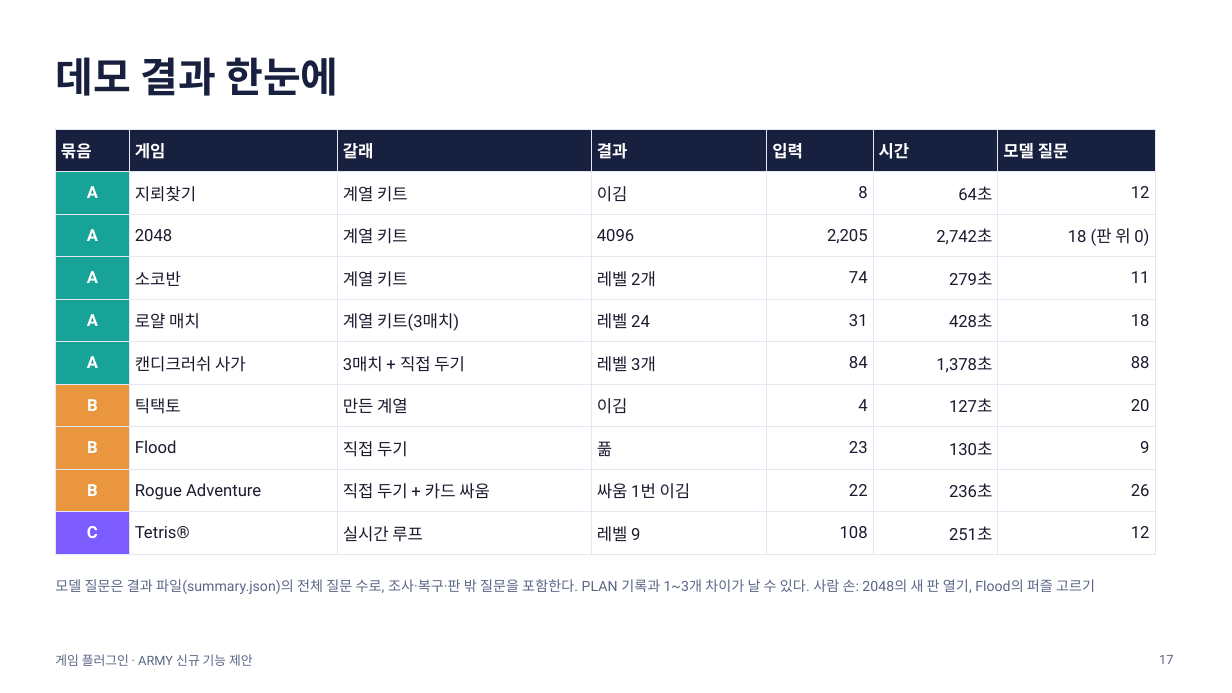
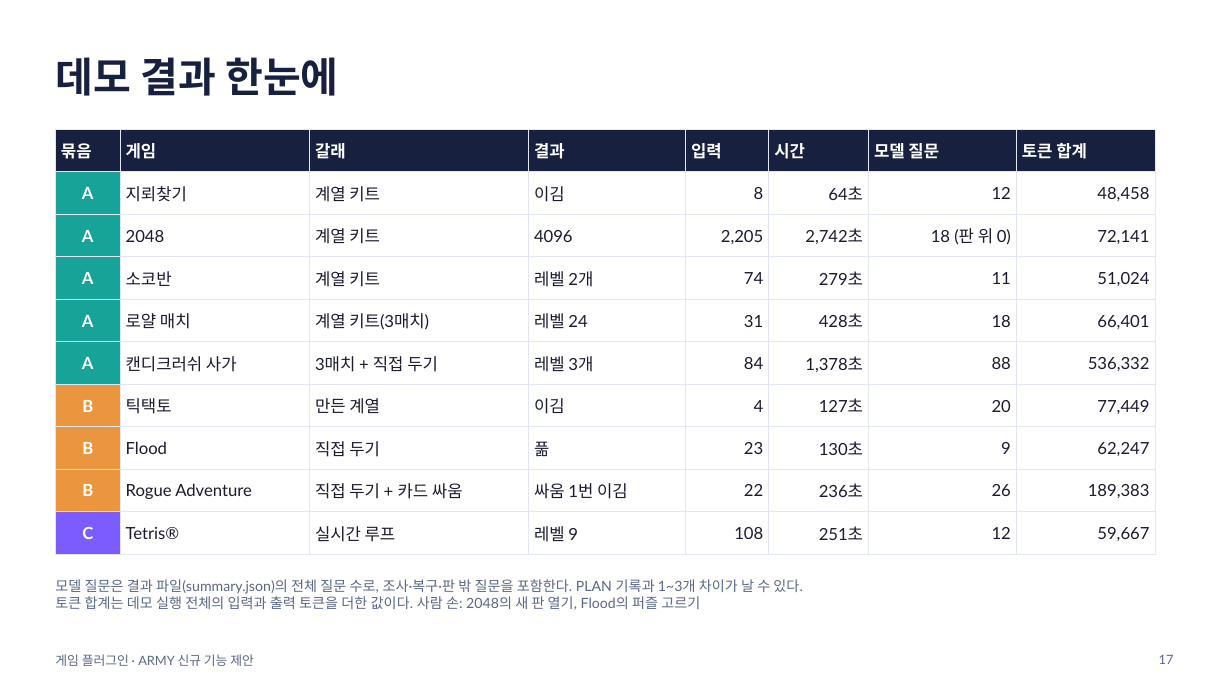
Before and after one commit to jimni-kim/game-lab, a slide deck: slide 17 of final/game-plugin-intro.pptx. Drawn at 1232x693 pixels with LibreOffice and Linux fonts; fonts in the diff are those of the drawing. Boxes give left, top, right and bottom in pixels: in the first picture for what was removed or moved away, otherwise in the second. Text is boxed around its words. In the diff, an @@ line names an element or a change of style, - is before the commit and + after.

Commit message:
Update game plugin presentation and embed SamsungOne Korean fonts

```diff
--- a/final/game-plugin-intro.pptx
+++ b/final/game-plugin-intro.pptx
@@ table at (55, 129, 1155, 546) @@
+column 8: 토큰 합계 | 48,458 | 72,141 | 51,024 | 66,401 | 536,332 | 77,449 | 62,247 | 189,383 | 59,667
@@ text at (55, 579, 803, 610): text changed; font Roboto to Lato @@
-모델 질문은 결과 파일(summary.json)의 전체 질문 수로, 조사·복구·판 밖 질문을 포함한다. PLAN 기록과 1~3개 차이가 날 수 있다. 사람 손: 2048의 새 판 열기, Flood의 퍼즐 고르기
+모델 질문은 결과 파일(summary.json)의 전체 질문 수로, 조사·복구·판 밖 질문을 포함한다. PLAN 기록과 1~3개 차이가 날 수 있다.
+토큰 합계는 데모 실행 전체의 입력과 출력 토큰을 더한 값이다. 사람 손: 2048의 새 판 열기, Flood의 퍼즐 고르기
@@ text "게임 플러그인 · ARMY 신규 ..." at (55, 654, 254, 666): font Roboto to Lato @@
@@ page number at (1159, 655, 1174, 664): font Roboto to Lato @@
```
Also in this commit, not shown: 19 other slides changed, 2 other files.
